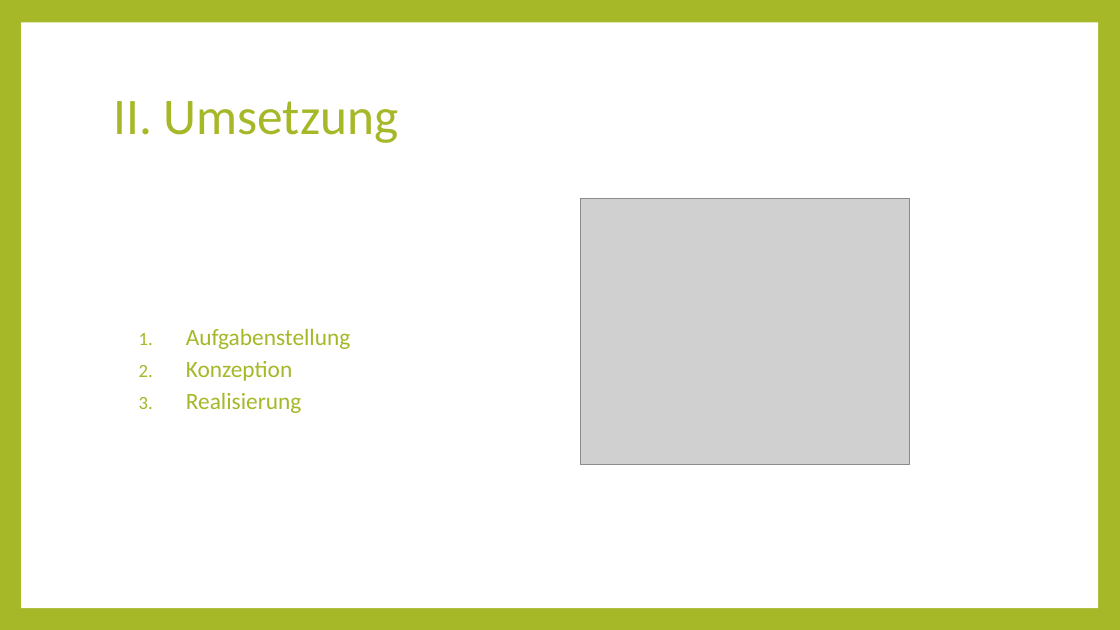
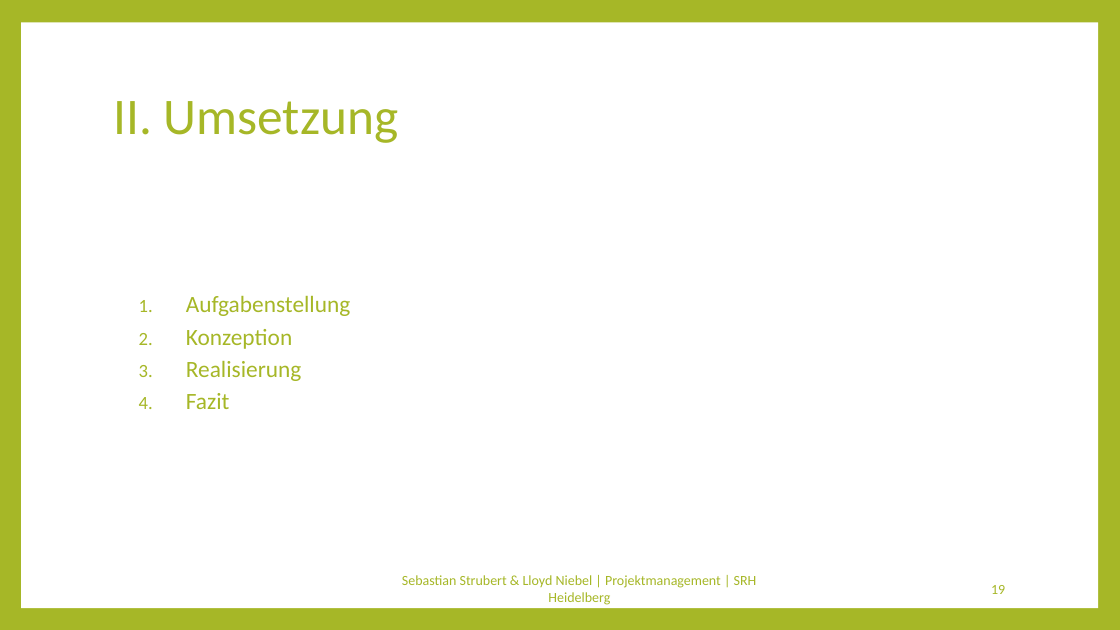
Before and after one commit to Kulu-M/KanBan-App, a slide deck: slide 19 of KanBan-App/Documents/Abschlusspräsentation/Projektmanagement.pptx (slide 18 before the commit). Drawn at 1120x630 pixels with LibreOffice and Linux fonts; fonts in the diff are those of the drawing; grey boxes stand for pictures. Boxes give left, top, right and bottom in pixels: in the first picture for what was removed or moved away, otherwise in the second. Text is boxed around its words. In the diff, an @@ line names an element or a change of style, - is before the commit and + after.

```diff
--- a/KanBan-App/Documents/Abschlusspräsentation/Projektmanagement.pptx
+++ b/KanBan-App/Documents/Abschlusspräsentation/Projektmanagement.pptx
@@ picture removed at <box>581,198,910,465</box> @@
@@ text at <box>186,393,230,409</box>: paragraph added @@
+  4. Fazit
@@ text added at <box>402,575,757,605</box>, 12 pt, text #A6B727 @@
+Sebastian Strubert & Lloyd Niebel | Projektmanagement | SRH Heidelberg
@@ page number added at <box>991,585,1005,594</box>, 12 pt, text #A6B727 @@
+19
```
Also in this commit, not shown: 20 other slides changed, 14 slides added, 7 slides removed.
